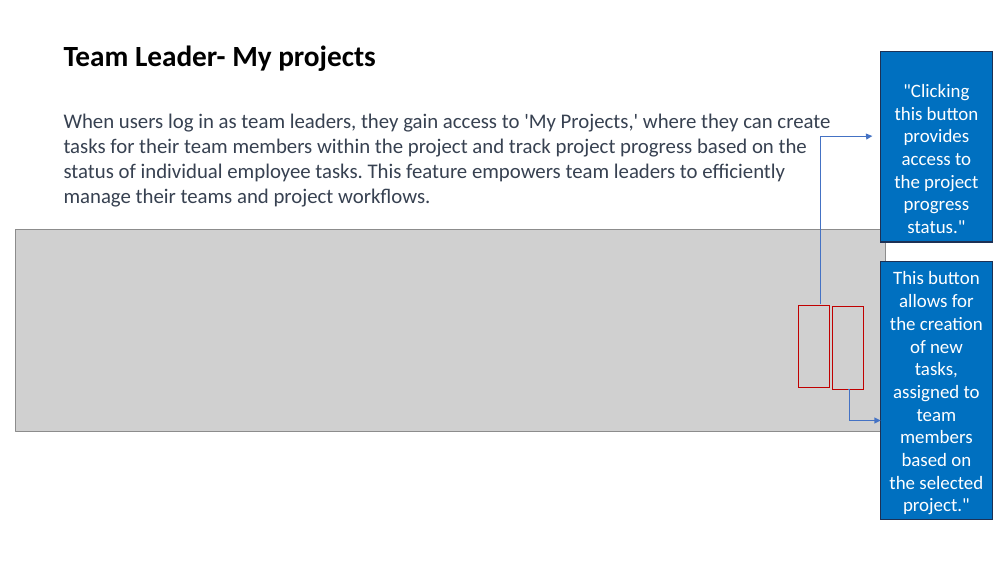
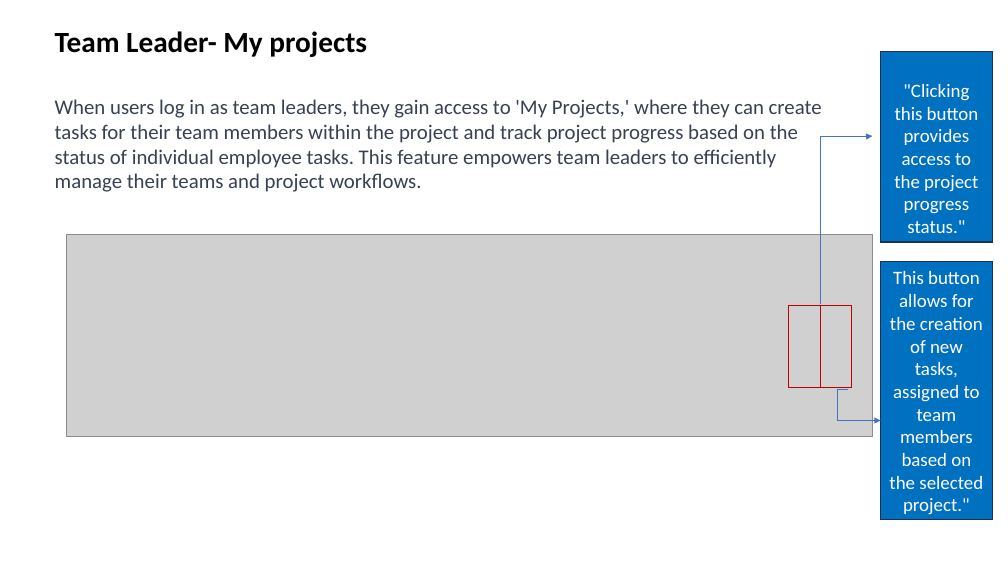
Before and after one commit to farhana2023/HRSystem, a slide deck: slide 37 of StaffSphere.pptx. Drawn at 1008x567 pixels with LibreOffice and Linux fonts; fonts in the diff are those of the drawing; grey boxes stand for pictures. Boxes give left, top, right and bottom in pixels: in the first picture for what was removed or moved away, otherwise in the second. Text is boxed around its words. In the diff, an @@ line names an element or a change of style, - is before the commit and + after.

```diff
--- a/StaffSphere.pptx
+++ b/StaffSphere.pptx
@@ title "Team Leader- My projects When ...": place and size @@
-title "Team Leader- My projects When ..." at bbox=[64, 45, 830, 207]
+title "Team Leader- My projects When ..." at bbox=[55, 31, 822, 192]
@@ picture: place and size @@
-picture at bbox=[16, 229, 885, 431]
+picture at bbox=[67, 234, 873, 436]
@@ rectangle: place and size @@
-rectangle at bbox=[799, 306, 830, 388]
+rectangle at bbox=[789, 306, 821, 388]
@@ rectangle: place and size @@
-rectangle at bbox=[833, 307, 864, 389]
+rectangle at bbox=[820, 306, 851, 388]
@@ elbow arrow (848, 389) - (881, 420): route changed @@
```
Also in this commit, not shown: 38 other slides changed, 1 slide removed, 1 other file.
